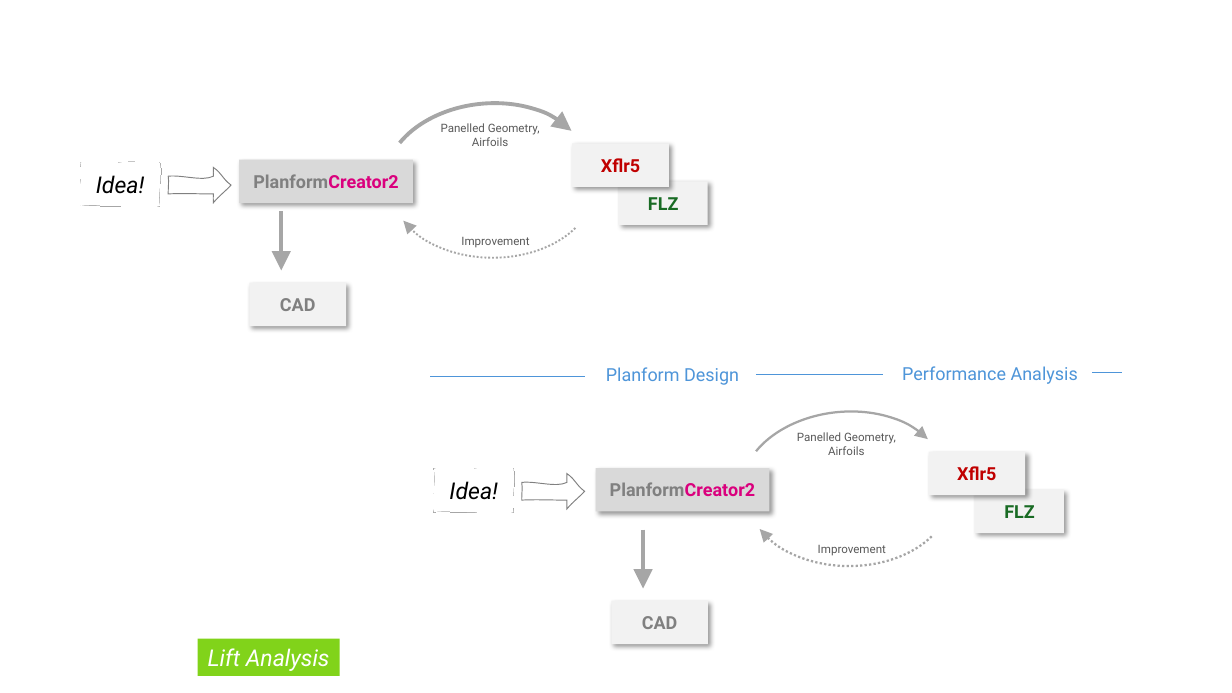
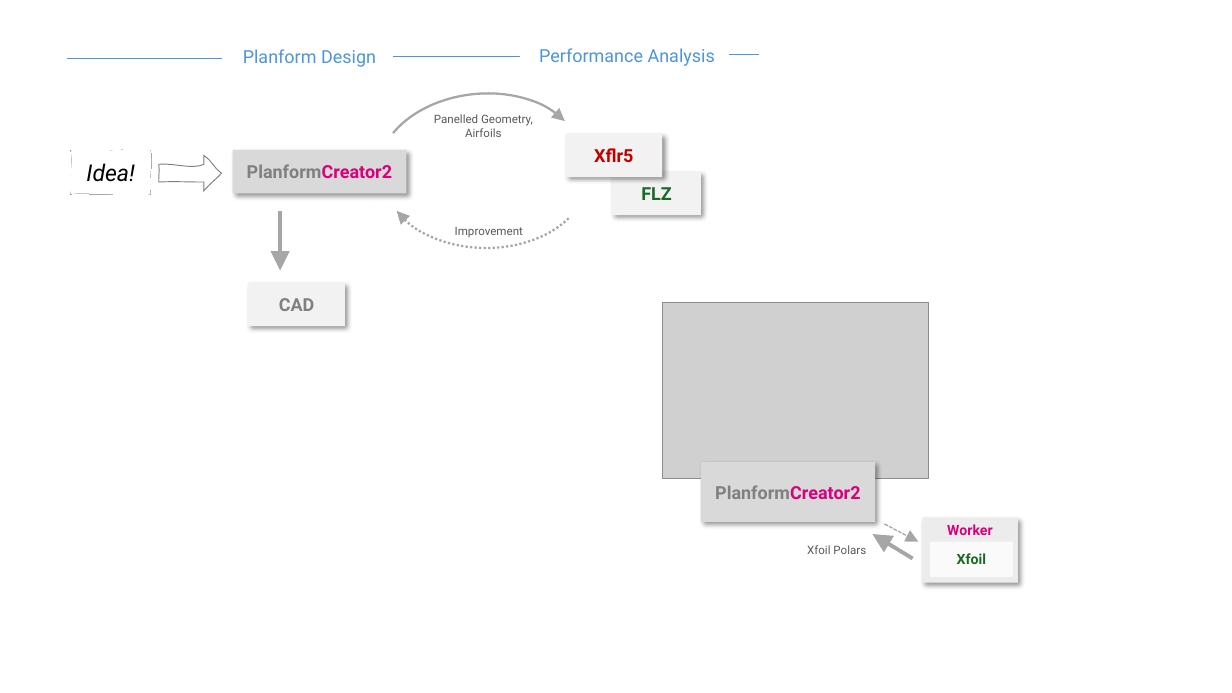
Before and after one commit to jxjo/PlanformCreator2, a slide deck: slide 3 of images/image_design.pptx. Drawn at 1232x693 pixels with LibreOffice and Linux fonts; fonts in the diff are those of the drawing; grey boxes stand for pictures. Boxes give left, top, right and bottom in pixels: in the first picture for what was removed or moved away, otherwise in the second. Text is boxed around its words. In the diff, an @@ line names an element or a change of style, - is before the commit and + after.

```diff
--- a/images/image_design.pptx
+++ b/images/image_design.pptx
@@ 3 rectangles, 3 texts, 2 freeform shapes, 2 arc (boxed as its full ellipse)s, 2 lines, 1 arrow: place and size @@
-3 rectangles, 3 texts, 2 freeform shapes, 2 arc (boxed as its full ellipse)s, 2 lines, 1 arrow at [431,367,1026,644]
+3 rectangles, 3 texts, 2 freeform shapes, 2 arc (boxed as its full ellipse)s, 2 lines, 1 arrow at [67,49,663,326]
@@ text "Performance Analysis": place and size @@
-text "Performance Analysis" at [902,366,1078,384]
+text "Performance Analysis" at [539,48,715,66]
@@ line moved from (1092, 372) - (1122, 372) to (729, 55) - (759, 55) @@
@@ arc (boxed as its full ellipse) removed at [378,93,596,256] @@
@@ arc (boxed as its full ellipse) removed at [390,116,594,257] @@
@@ text removed at [441,123,540,146] @@
-Panelled Geometry,
-Airfoils
@@ rectangle removed at [572,143,669,187] @@
-Xflr5
@@ freeform shape removed at [80,163,160,206] @@
-Idea!
@@ freeform shape removed at [168,167,231,202] @@
@@ rectangle "FLZ": place and size @@
-rectangle "FLZ" at [975,490,1064,533]
+rectangle "FLZ" at [613,172,701,215]
@@ rectangle removed at [619,181,708,225] @@
-FLZ
@@ text removed at [461,237,529,247] @@
-Improvement
@@ rectangle removed at [250,283,347,326] @@
-CAD
@@ picture added at [663,303,929,479] @@
@@ rectangle "PlanformCreator2": place and size @@
-rectangle "PlanformCreator2" at [239,160,413,203]
+rectangle "PlanformCreator2" at [701,462,876,522]
@@ arrow added from (913, 558) to (872, 534), #A6A6A6 3 pt @@
@@ arrow added from (884, 524) to (919, 542), #A6A6A6 1 pt dashed @@
@@ rectangle added at [922,518,1018,583], fill #ECECEC, 11 pt, text #DA007D, bold @@
+Worker
@@ text added at [807,545,866,554], 9 pt, text #595959 @@
+Xfoil Polars
@@ rectangle added at [931,542,1014,577], fill #FFFFFF at 74% opacity, 11 pt, text #196B24, bold @@
+Xfoil
@@ rectangle removed at [198,639,340,676] @@
-Lift Analysis
```
Also in this commit, not shown: 5 slides added, 1 slide removed, 5 other files.
